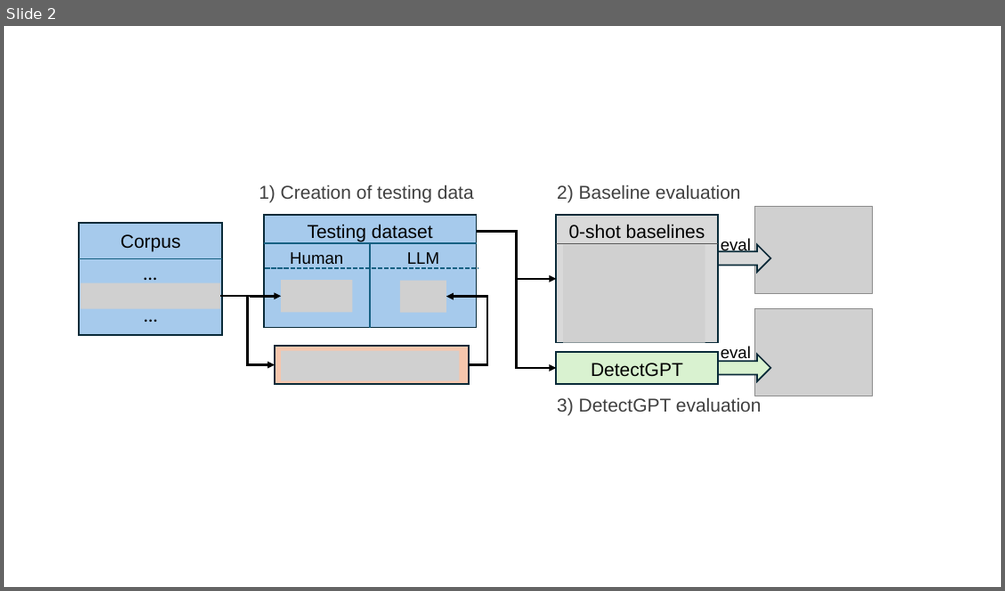
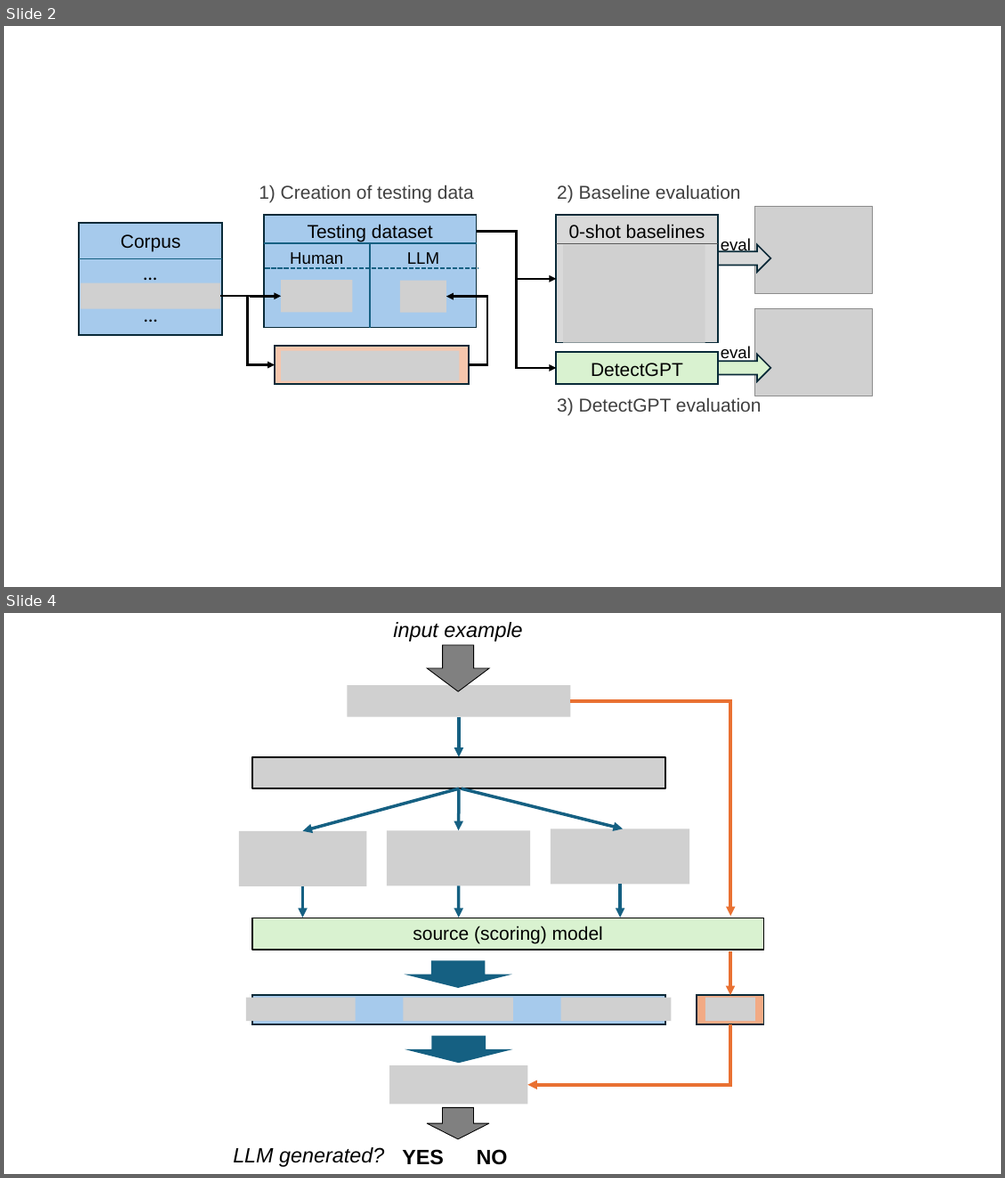
Before and after one commit to rafaelmoschopoulos/cos484proj, a slide deck: paper_elements/diagrams.pptx. Shown one above the other, each under a label of ours: slide 2 before the commit, slides 2 and 4 after it; the slides between them are not shown. The pictures are 1005x591 and 1005x1178 pixels, drawn with LibreOffice and Linux fonts; fonts in the diff are those of the drawing; grey boxes stand for pictures. Boxes give left, top, right and bottom in pixels: in the first picture for what was removed or moved away, otherwise in the second. Text is boxed around its words. In the diff, an @@ line names an element or a change of style, - is before the commit and + after.

```diff
--- a/paper_elements/diagrams.pptx
+++ b/paper_elements/diagrams.pptx
@@ slide 4 added at (4, 613, 1001, 1174), background #FFFFFF @@
@@ group added at (233, 622, 764, 1167): 10 pictures, 8 arrows, 4 down arrows, 4 texts, 3 rectangles, 2 elbow arrows @@
+source (scoring) model
+YES
+NO
+LLM generated?
+input example
```
Also in this commit, not shown: 1 slide changed, 14 other files.
